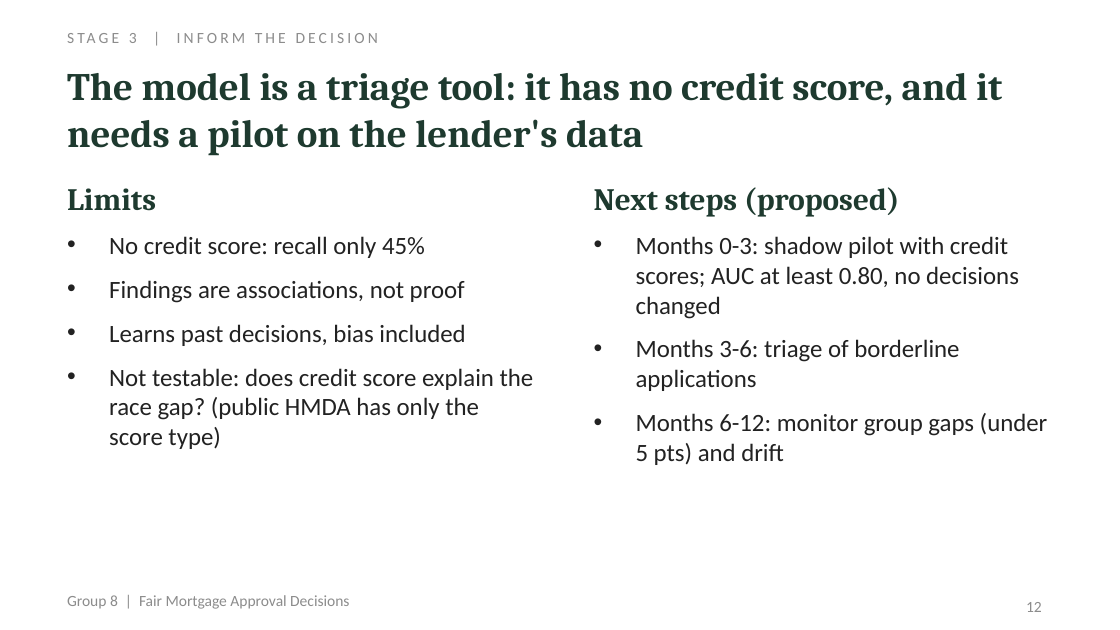
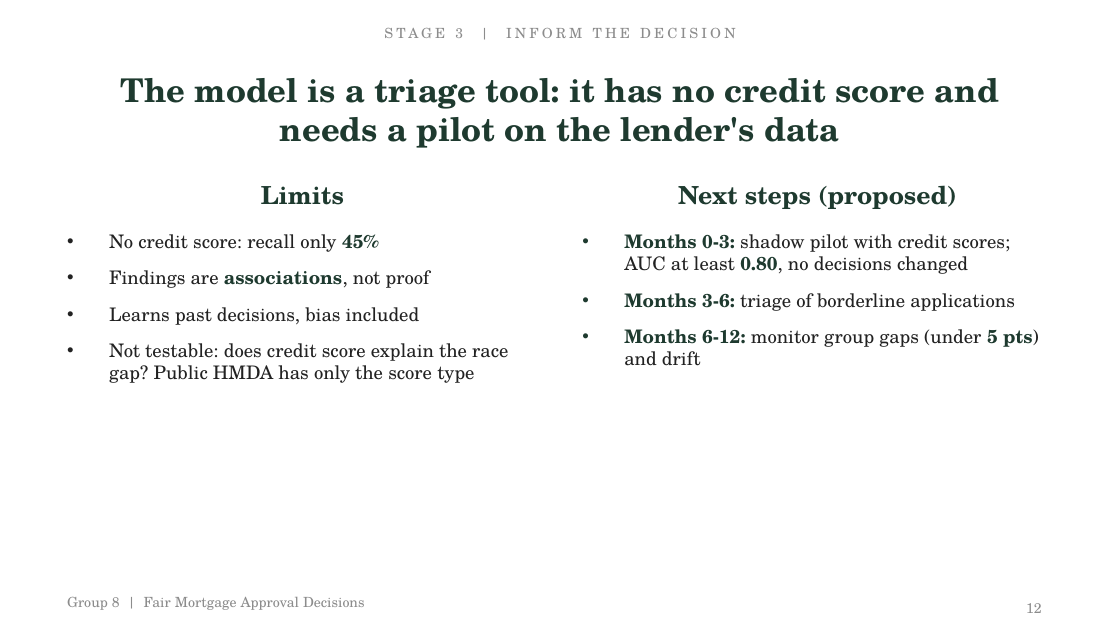
Before and after one commit to Rishhhhub/fair-mortgage-approval, a slide deck: slide 12 of deliverables/Group_8_Fair_Mortgage_Approval_Decisions_Presentation.pptx. Drawn at 1120x630 pixels with LibreOffice and Linux fonts; fonts in the diff are those of the drawing. Boxes give left, top, right and bottom in pixels: in the first picture for what was removed or moved away, otherwise in the second. Text is boxed around its words. In the diff, an @@ line names an element or a change of style, - is before the commit and + after.

```diff
--- a/deliverables/Group_8_Fair_Mortgage_Approval_Decisions_Presentation.pptx
+++ b/deliverables/Group_8_Fair_Mortgage_Approval_Decisions_Presentation.pptx
@@ text "STAGE 3 | INFORM THE ..." at (x1=384, y1=28, x2=736, y2=38): size 10 to 9 pt, font Calibri to TeX Gyre Schola; alignment left to centre @@
@@ text "The model is a triage ..." at (x1=121, y1=78, x2=999, y2=148): vertical alignment top to middle @@
@@ text at (x1=121, y1=78, x2=999, y2=148): text changed; size 25 to 21 pt; font Cambria to TeX Gyre Schola @@
-The model is a triage tool: it has no credit score, and it needs a pilot on the lender's data
+The model is a triage tool: it has no credit score and needs a pilot on the lender's data
@@ text "Limits" at (x1=261, y1=186, x2=344, y2=205): size 20 to 16 pt, font Cambria to TeX Gyre Schola; alignment left to centre @@
@@ text "Next steps (proposed)" at (x1=678, y1=185, x2=957, y2=209): size 20 to 16 pt, font Cambria to TeX Gyre Schola; alignment left to centre @@
@@ text "Next steps (proposed)" moved from (x1=594, y1=187, x2=899, y2=217) to (x1=678, y1=185, x2=957, y2=209) @@
@@ text at (x1=109, y1=234, x2=430, y2=325): size 16 to 12 pt, font Calibri to TeX Gyre Schola in "No credit score: recall only 45%", "Findings are associations, not proof", "Learns past decisions, bias included"; text colour #222222 to #1E3A2F, bold on in "45%", "associations," @@
@@ text "Months 0-3: shadow pilot with ..." moved from (x1=636, y1=236, x2=1048, y2=465) to (x1=624, y1=234, x2=1039, y2=366) @@
@@ text "Months 0-3: shadow pilot with ..." at (x1=624, y1=234, x2=1039, y2=366): size 16 to 12 pt, font Calibri to TeX Gyre Schola; text colour #222222 to #1E3A2F, bold on in "Months 0-3: 0.80,", "Months 3-6:", "Months 6-12: 5 pts)" @@
@@ text at (x1=109, y1=343, x2=508, y2=383): text changed; size 16 to 12 pt; font Calibri to TeX Gyre Schola @@
-• Not testable: does credit score explain the race gap? (public HMDA has only the score type)
+• Not testable: does credit score explain the race gap? Public HMDA has only the score type
@@ text "Group 8 | Fair Mortgage ..." at (x1=67, y1=597, x2=365, y2=610): size 10 to 9 pt, font Calibri to TeX Gyre Schola @@
@@ page number at (x1=1026, y1=603, x2=1042, y2=613): size 10 to 9 pt, font Calibri to TeX Gyre Schola @@
```
Also in this commit, not shown: 15 other slides changed, 4 other files.
